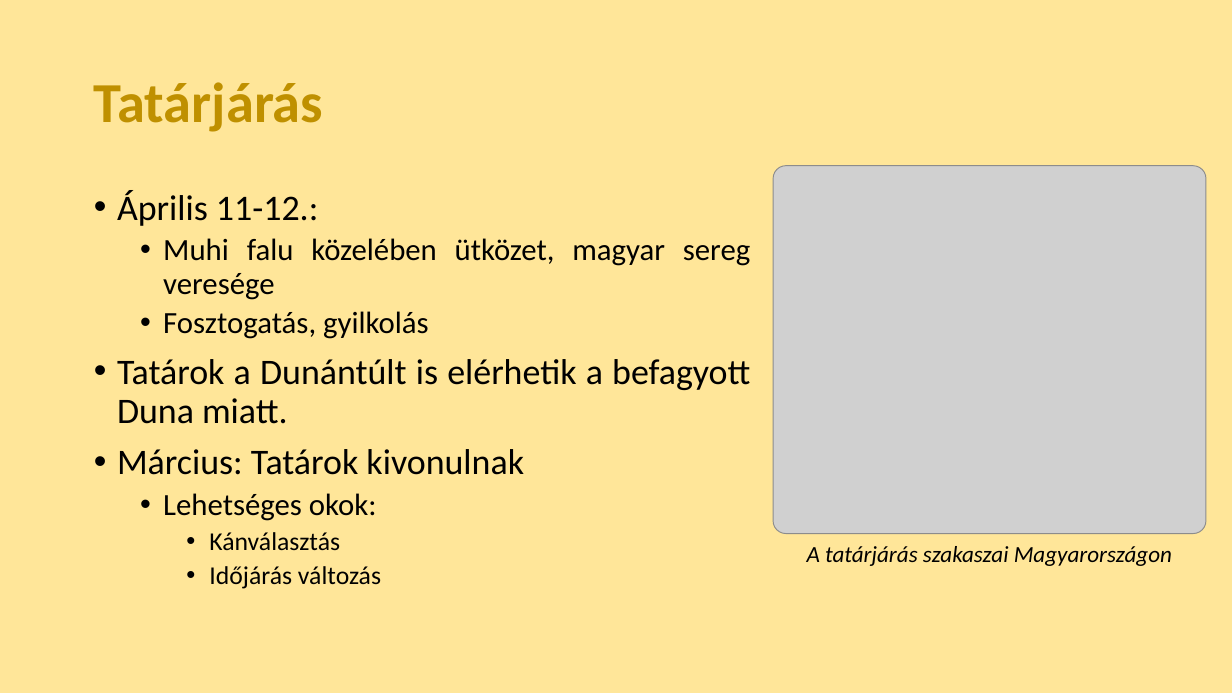
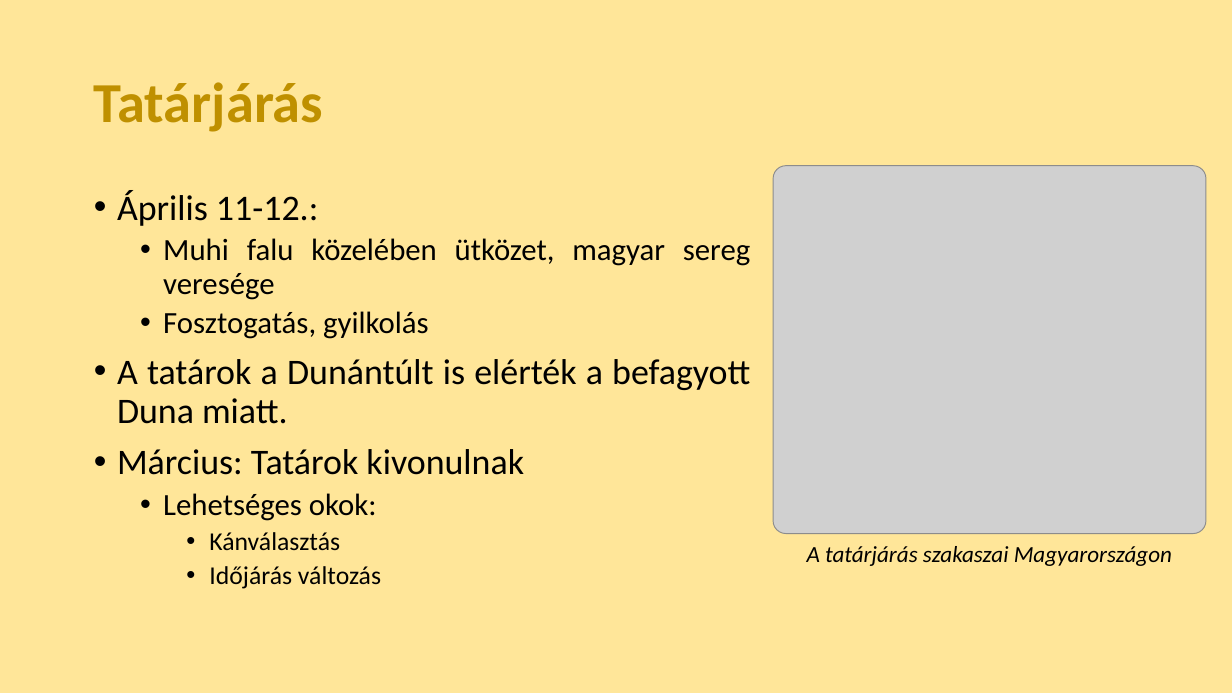
Before and after one commit to gyergyakliviusz/tori_tetelek, a slide deck: slide 4 of 13. Az Aranybulla. A tatárjárás és az ország újjáépítése IV. Béla idején.pptx. Drawn at 1232x693 pixels with LibreOffice and Linux fonts; fonts in the diff are those of the drawing; grey boxes stand for pictures. Boxes give left, top, right and bottom in pixels: in the first picture for what was removed or moved away, otherwise in the second. Text is boxed around its words. In the diff, an @@ line names an element or a change of style, - is before the commit and + after.

```diff
--- a/13. Az Aranybulla. A tatárjárás és az ország újjáépítése IV. Béla idején.pptx
+++ b/13. Az Aranybulla. A tatárjárás és az ország újjáépítése IV. Béla idején.pptx
@@ text at [117,359,750,424]: text changed @@
-• Tatárok a Dunántúlt is elérhetik a befagyott Duna miatt.
+• A tatárok a Dunántúlt is elérték a befagyott Duna miatt.
```
